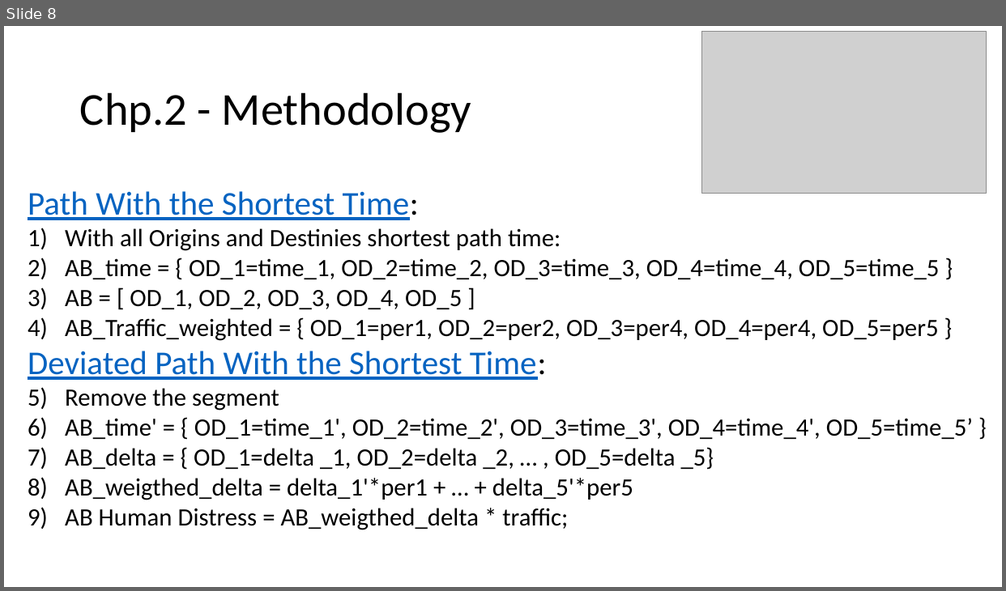
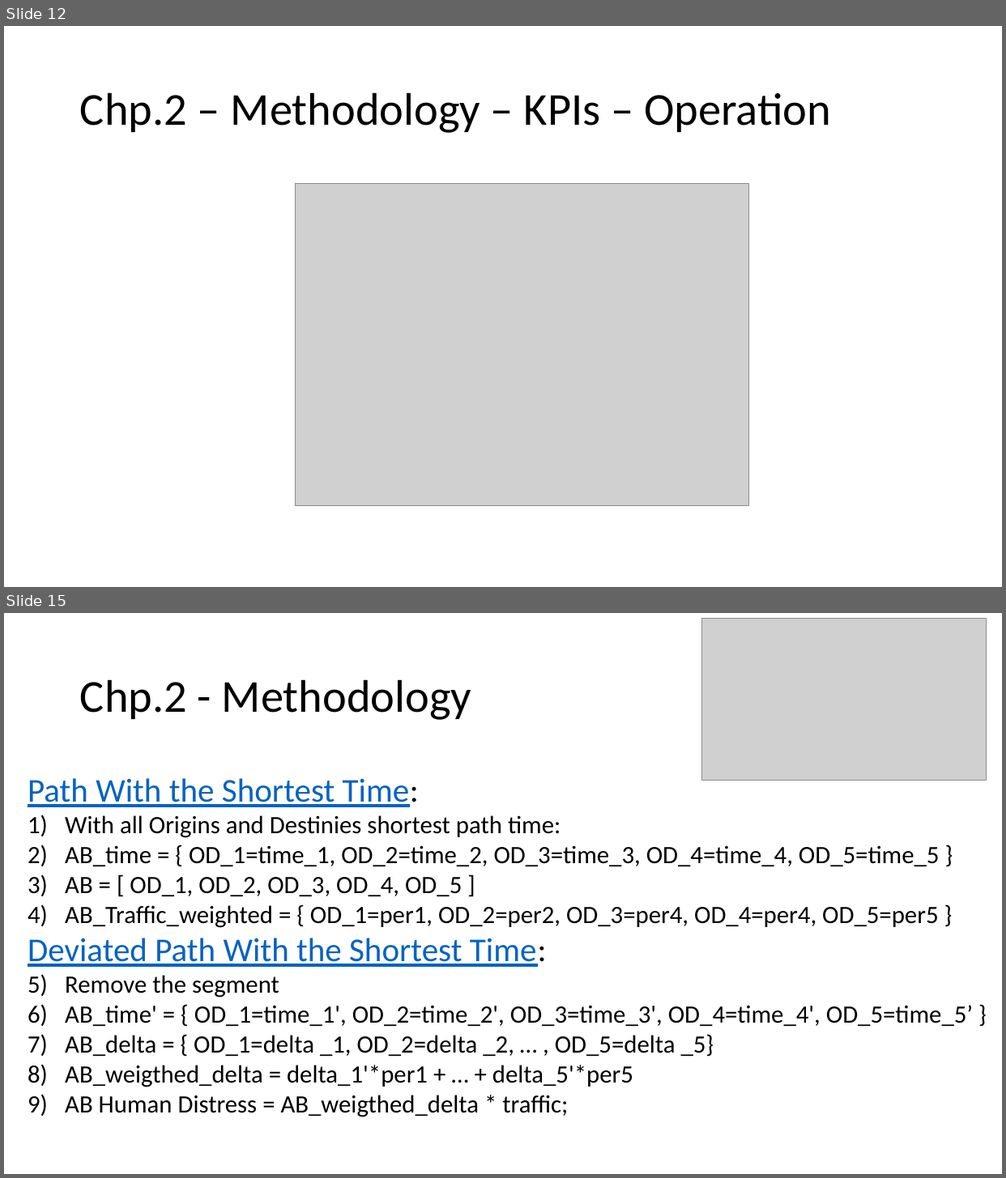
Before and after one commit to Breno-st/big-cities-transport, a slide deck: 11.Presenttaions/big-cities-transport.pptx. Shown one above the other, each under a label of ours: slide 8 before the commit, slides 12 and 15 after it; the slides between them are not shown. The pictures are 1006x591 and 1006x1178 pixels, drawn with LibreOffice and Linux fonts; fonts in the diff are those of the drawing; grey boxes stand for pictures. Boxes give left, top, right and bottom in pixels: in the first picture for what was removed or moved away, otherwise in the second. Text is boxed around its words. In the diff, an @@ line names an element or a change of style, - is before the commit and + after.

```diff
--- a/11.Presenttaions/big-cities-transport.pptx
+++ b/11.Presenttaions/big-cities-transport.pptx
@@ slide 12 added at box(4, 26, 1002, 587), background #FFFFFF @@
@@ title added at box(80, 92, 831, 133), 44 pt, text #000000 @@
+Chp.2 – Methodology – KPIs – Operation
@@ picture added at box(296, 184, 748, 506) @@
@@ what was slide 8 is now slide 15 @@
```
Also in this commit, not shown: 4 slides changed, 7 other slides added, 38 other files.
